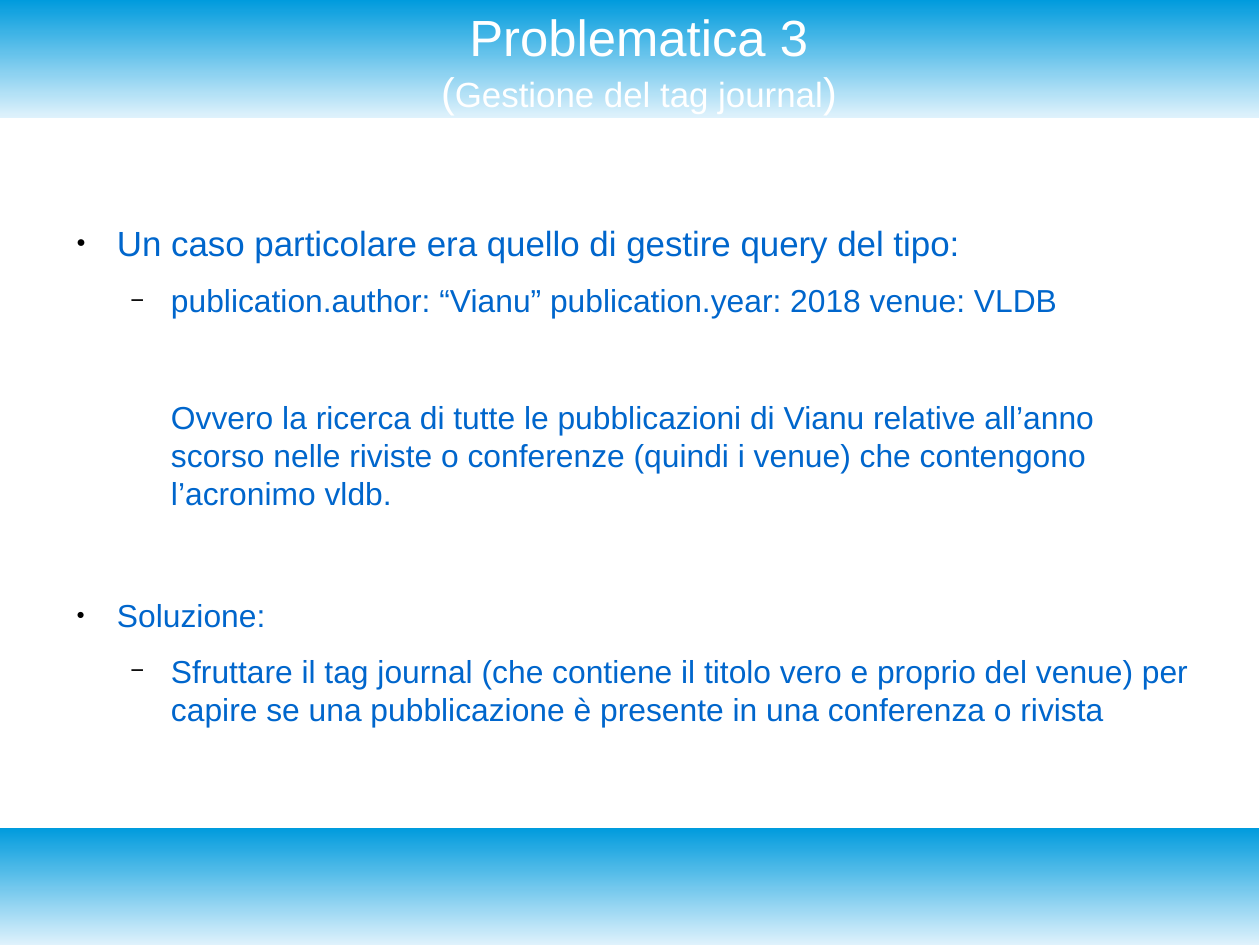
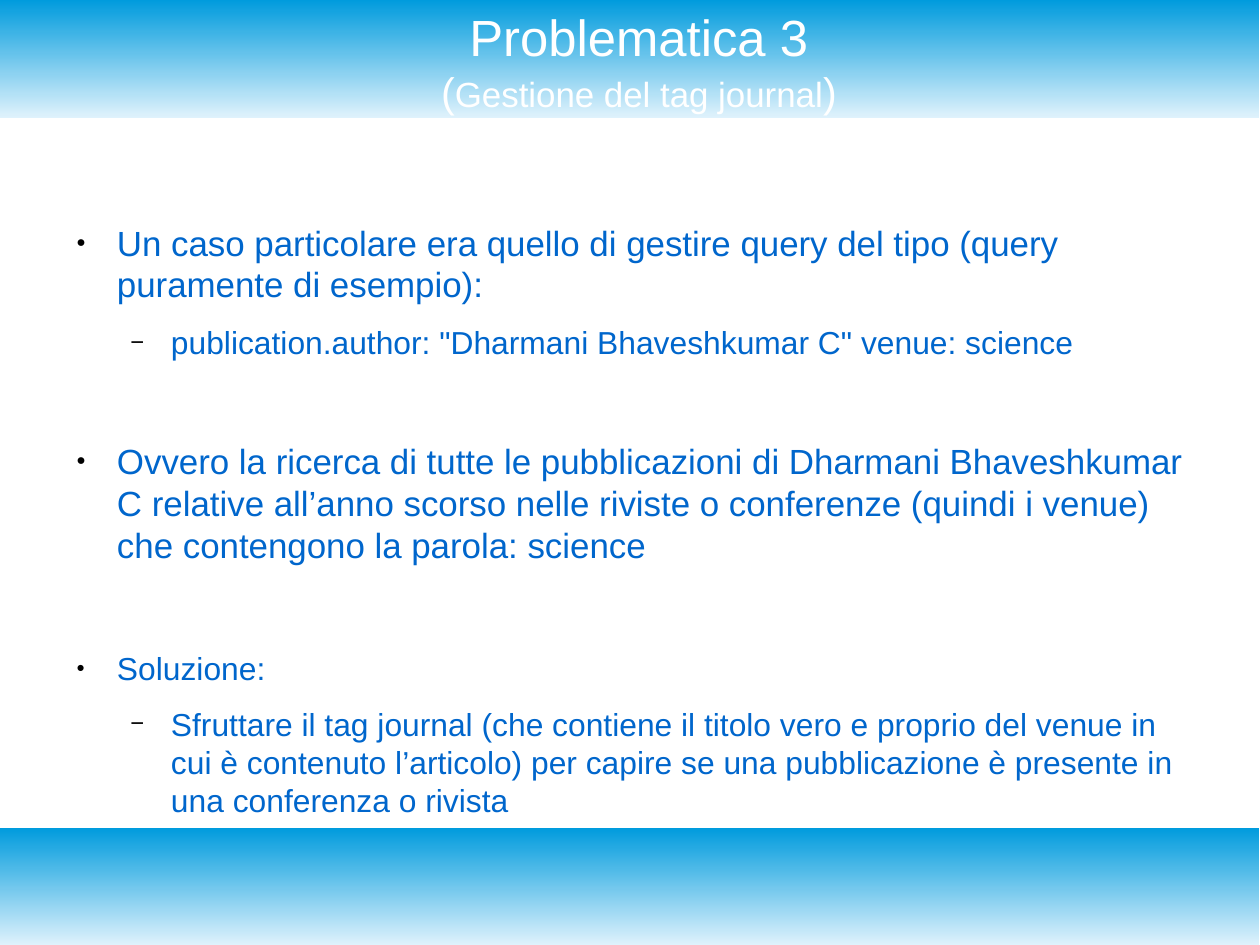
Before and after one commit to enrico404/SearchEngineForDblp, a slide deck: slide 11 of DocDblpSearchEngine.odp. Drawn at 1260x945 pixels with LibreOffice and Linux fonts; fonts in the diff are those of the drawing. Boxes give left, top, right and bottom in pixels: in the first picture for what was removed or moved away, otherwise in the second. Text is boxed around its words. In the diff, an @@ line names an element or a change of style, - is before the commit and + after.

```diff
--- a/DocDblpSearchEngine.odp
+++ b/DocDblpSearchEngine.odp
@@ text at bbox=[117, 230, 1182, 565]: text changed; size 20 to 22 pt @@
-● Un caso particolare era quello di gestire query del tipo:
-  − publication.author: “Vianu” publication.year: 2018 venue: VLDB
-Ovvero la ricerca di tutte le pubblicazioni di Vianu relative all’anno scorso nelle riviste o conferenze (quindi i venue) che contengono l’acronimo vldb.
+● Un caso particolare era quello di gestire query del tipo (query puramente di esempio):
+  − publication.author: "Dharmani Bhaveshkumar C" venue: science
+● Ovvero la ricerca di tutte le pubblicazioni di Dharmani Bhaveshkumar C relative all’anno scorso nelle riviste o conferenze (quindi i venue) che contengono la parola: science
@@ text at bbox=[171, 713, 1172, 780]: text changed @@
-  − Sfruttare il tag journal (che contiene il titolo vero e proprio del venue) per capire se una pubblicazione è presente in una conferenza o rivista
+  − Sfruttare il tag journal (che contiene il titolo vero e proprio del venue in cui è contenuto l’articolo) per capire se una pubblicazione è presente in una conferenza o rivista
```
Also in this commit, not shown: 2 other slides changed, 7 slides added, 2 other files.
